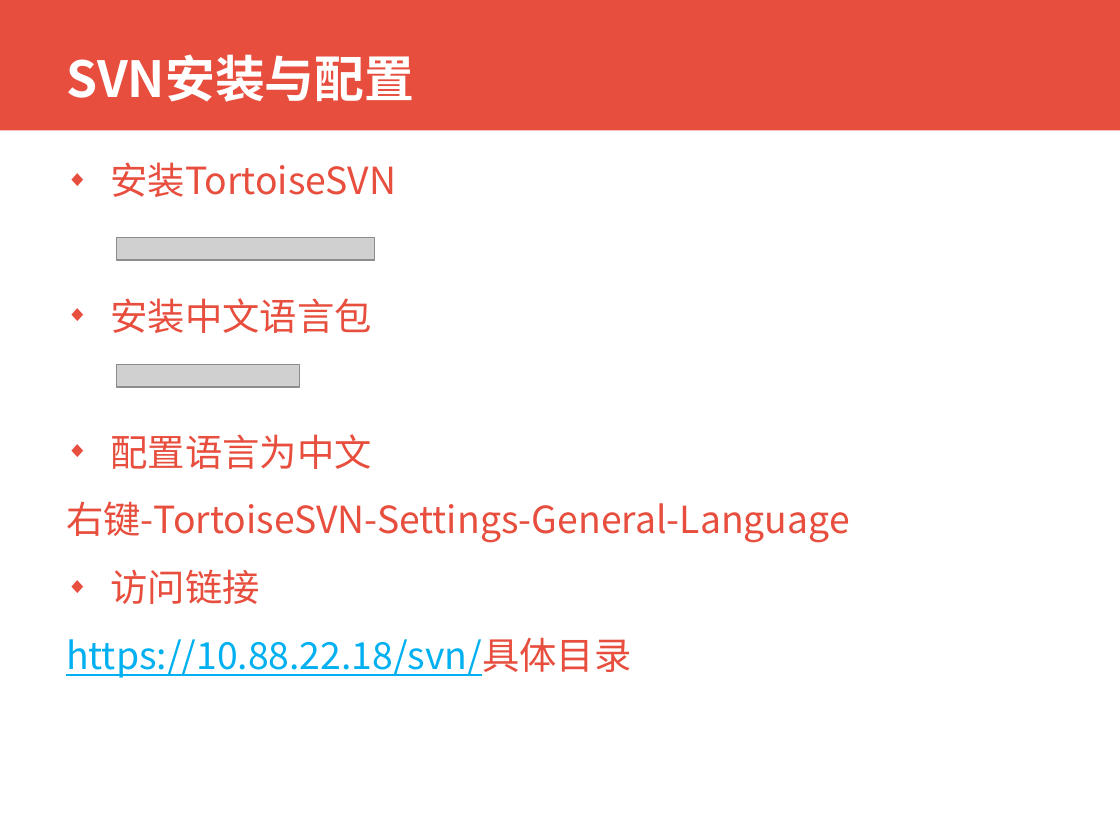
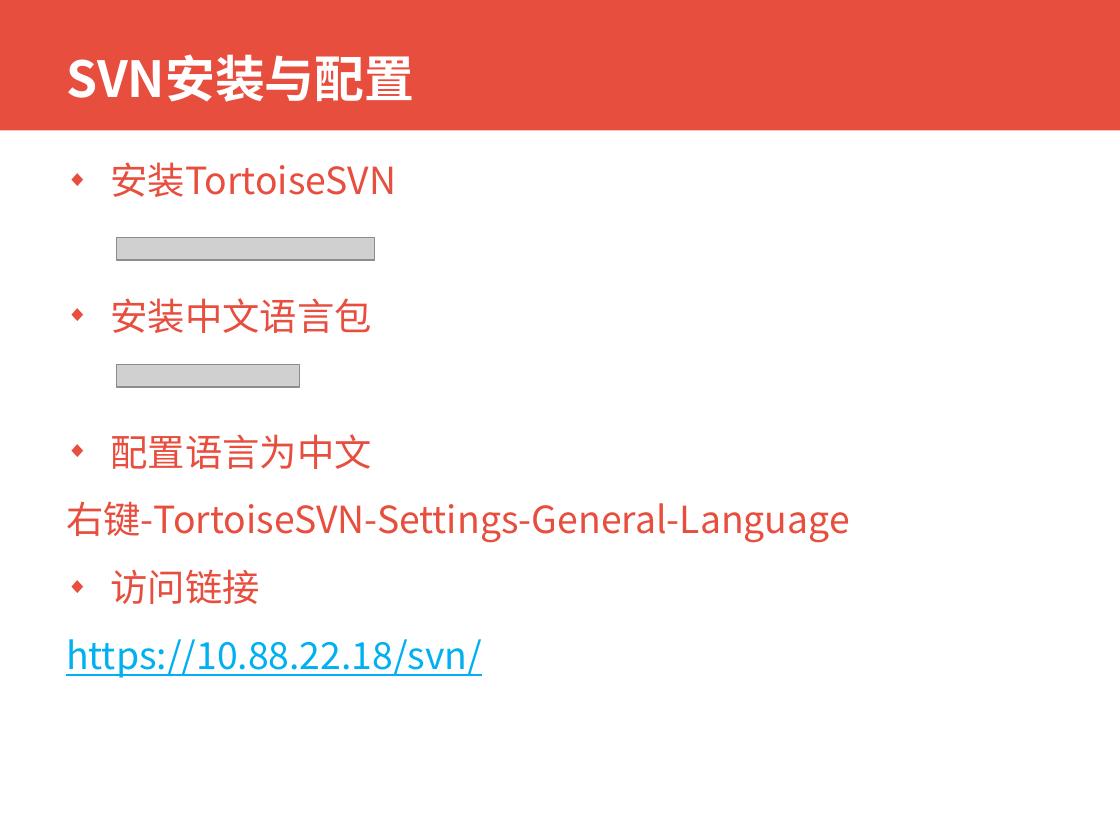
Before and after one commit to xianmomo/demo, a slide deck: slide 8 of 新员工入职指引/信息技术部常用管理平台使用.pptx. Drawn at 1120x840 pixels with LibreOffice and Linux fonts; fonts in the diff are those of the drawing; grey boxes stand for pictures; background and template pictures are left out. Boxes give left, top, right and bottom in pixels: in the first picture for what was removed or moved away, otherwise in the second. Text is boxed around its words. In the diff, an @@ line names an element or a change of style, - is before the commit and + after.

```diff
--- a/新员工入职指引/信息技术部常用管理平台使用.pptx
+++ b/新员工入职指引/信息技术部常用管理平台使用.pptx
@@ text at bbox=[66, 639, 482, 678]: text changed @@
-https://10.88.22.18/svn/具体目录
+https://10.88.22.18/svn/
```
Also in this commit, not shown: 4 other slides changed.
